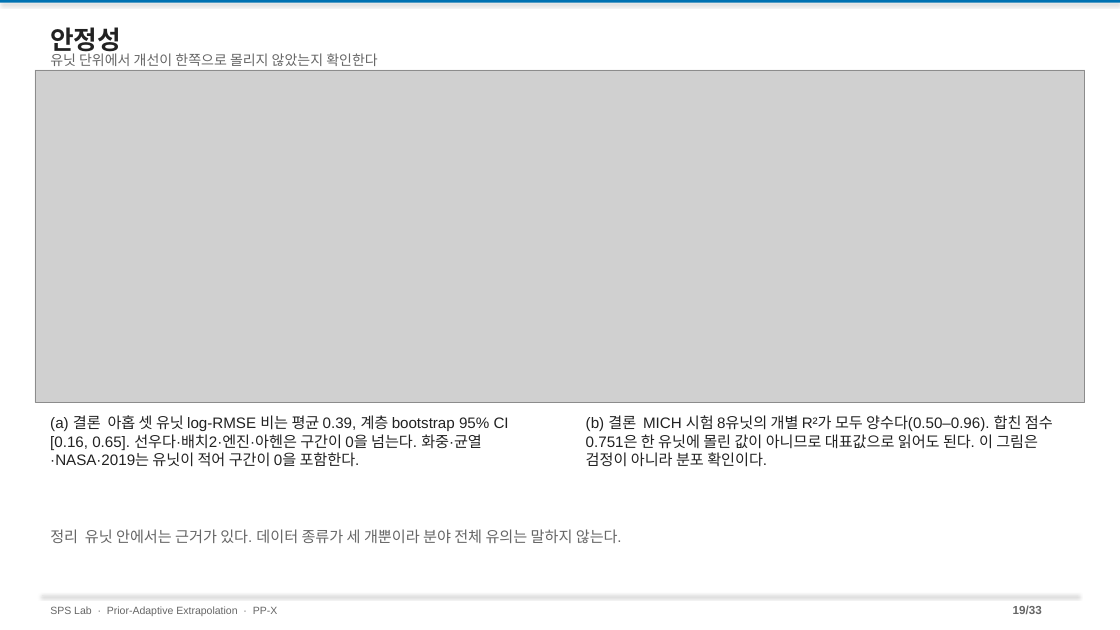
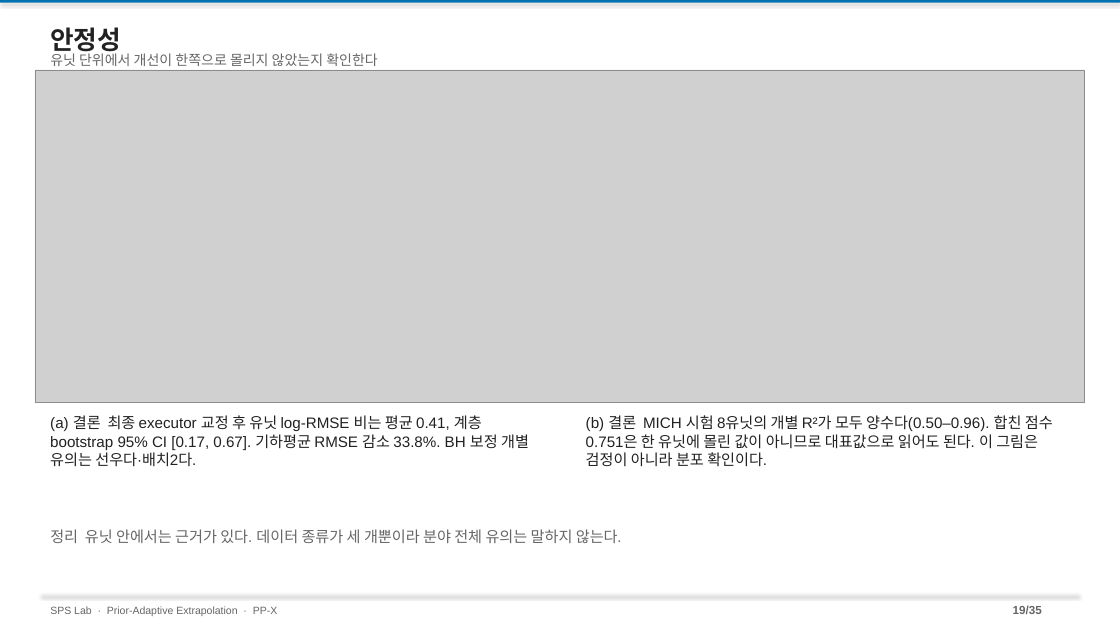
Before and after one commit to amumujs-create/pp-extrapolation, a slide deck: slide 19 of ppt/PP-X_Research_Detailed_v2.pptx. Drawn at 1120x630 pixels with LibreOffice and Linux fonts; fonts in the diff are those of the drawing; grey boxes stand for pictures. Boxes give left, top, right and bottom in pixels: in the first picture for what was removed or moved away, otherwise in the second. Text is boxed around its words. In the diff, an @@ line names an element or a change of style, - is before the commit and + after.

```diff
--- a/ppt/PP-X_Research_Detailed_v2.pptx
+++ b/ppt/PP-X_Research_Detailed_v2.pptx
@@ text at <box>50,415,529,467</box>: text changed @@
-(a) 결론 아홉 셋 유닛 log-RMSE 비는 평균 0.39, 계층 bootstrap 95% CI [0.16, 0.65]. 선우다·배치2·엔진·아헨은 구간이 0을 넘는다. 화중·균열·NASA·2019는 유닛이 적어 구간이 0을 포함한다.
+(a) 결론 최종 executor 교정 후 유닛 log-RMSE 비는 평균 0.41, 계층 bootstrap 95% CI [0.17, 0.67]. 기하평균 RMSE 감소 33.8%. BH 보정 개별 유의는 선우다·배치2다.
@@ text at <box>1013,605,1042,614</box>: text changed @@
-19/33
+19/35
```
Also in this commit, not shown: 30 other slides changed, 2 slides added, 21 other files.
